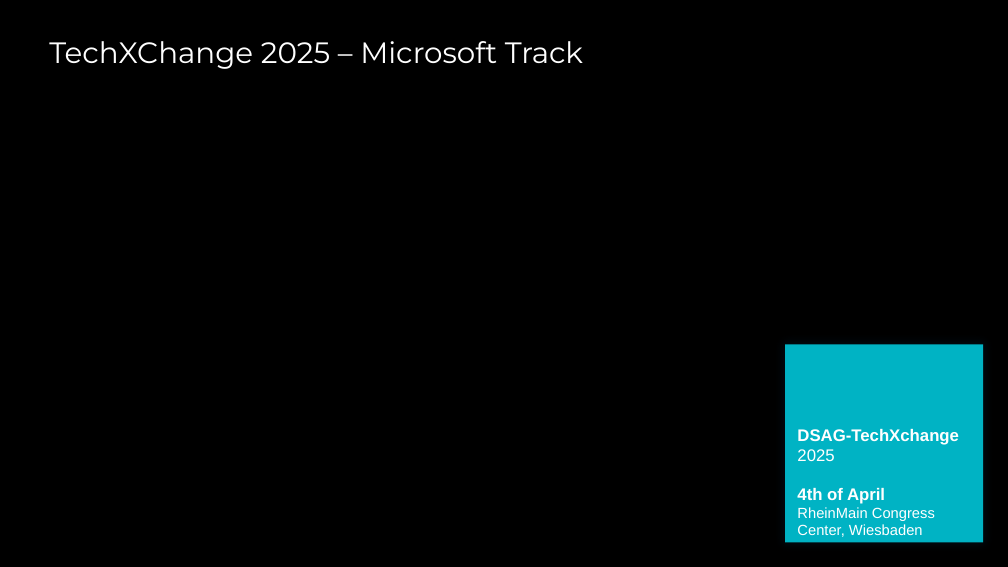
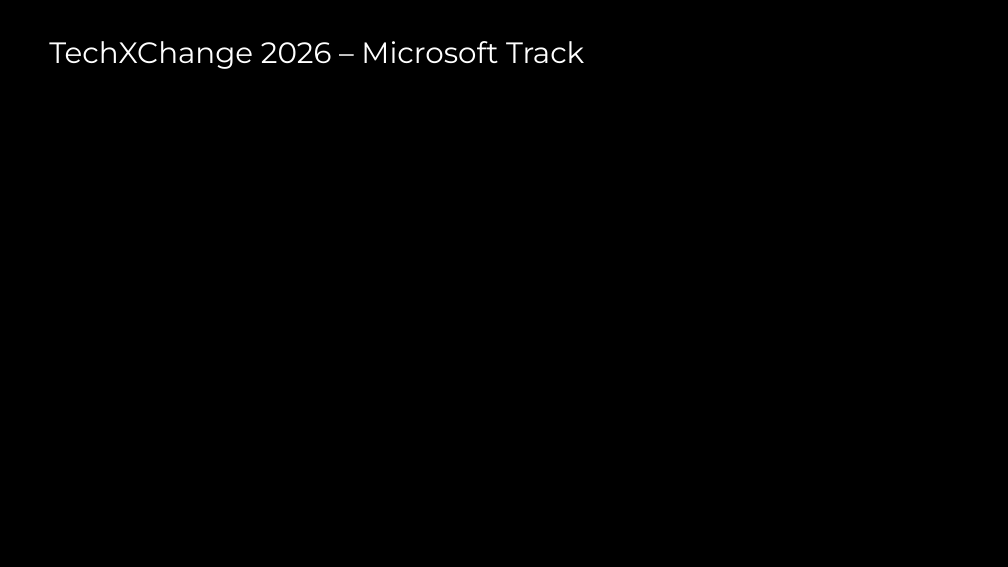
Before and after one commit to MartinPankraz/DSAGTechXChange26, a slide deck: slide 1 of misc/welcome.pptx. Drawn at 1008x567 pixels with LibreOffice and Linux fonts; fonts in the diff are those of the drawing; background and template pictures are left out. Boxes give left, top, right and bottom in pixels: in the first picture for what was removed or moved away, otherwise in the second. Text is boxed around its words. In the diff, an @@ line names an element or a change of style, - is before the commit and + after.

Commit message:
ppt update

```diff
--- a/misc/welcome.pptx
+++ b/misc/welcome.pptx
@@ title at box(49, 41, 584, 69): text changed @@
-TechXChange 2025 – Microsoft Track
+TechXChange 2026 – Microsoft Track
@@ rectangle removed at box(786, 344, 984, 542) @@
@@ text removed at box(797, 429, 959, 461) @@
-DSAG-TechXchange
-2025
@@ text removed at box(797, 488, 935, 537) @@
-4th of April
-RheinMain Congress Center, Wiesbaden
```
Also in this commit, not shown: 10 other slides changed, 3 slides added, 23 slides removed.
